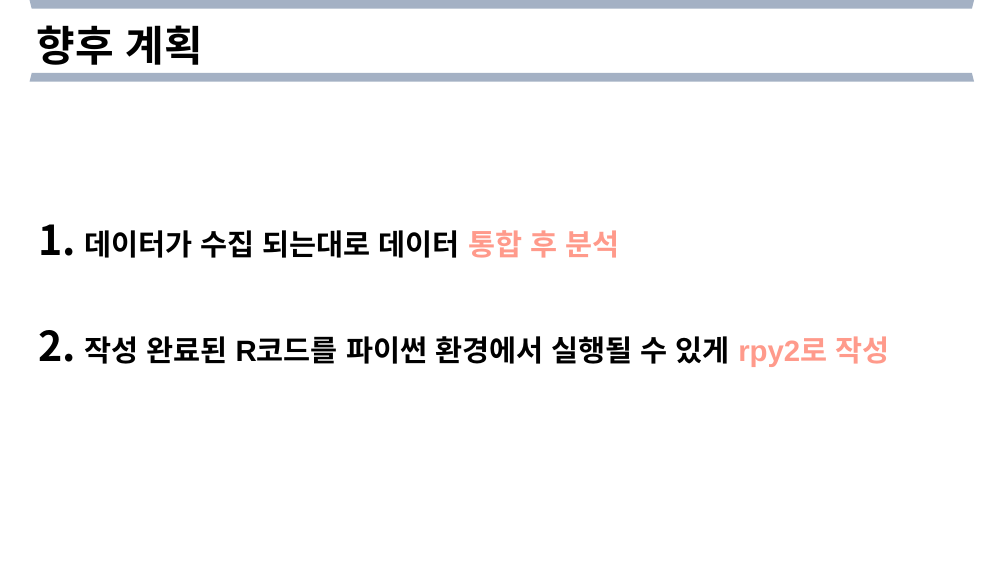
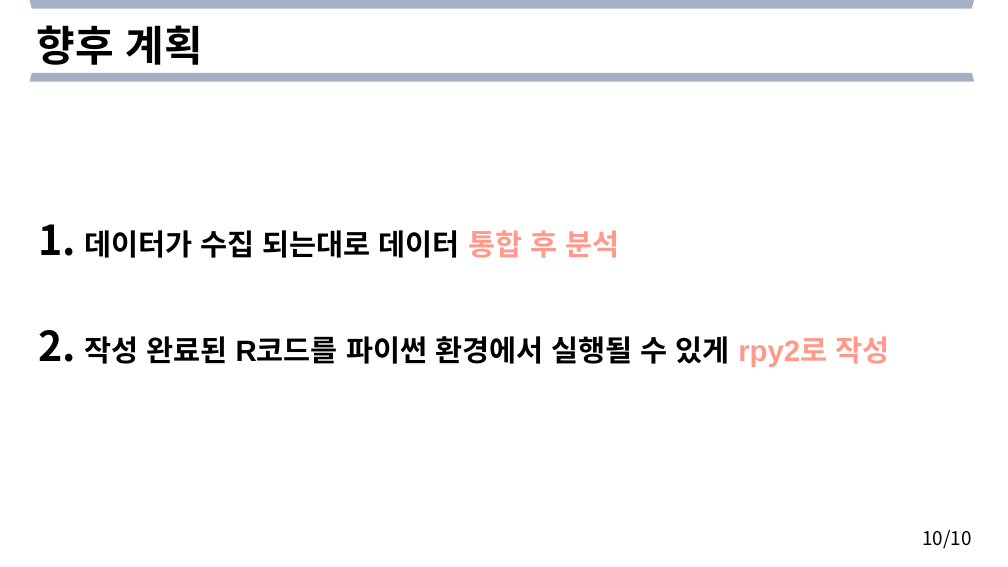
Before and after one commit to Helloworldist/MediWeb, a slide deck: slide 10 of ppt/4주차 발표_3조.pptx. Drawn at 1008x567 pixels with LibreOffice and Linux fonts; fonts in the diff are those of the drawing. Boxes give left, top, right and bottom in pixels: in the first picture for what was removed or moved away, otherwise in the second. Text is boxed around its words. In the diff, an @@ line names an element or a change of style, - is before the commit and + after.

```diff
--- a/ppt/4주차 발표_3조.pptx
+++ b/ppt/4주차 발표_3조.pptx
@@ text added at (x1=922, y1=530, x2=971, y2=549), 18 pt, text #000000 @@
+10/10
```
Also in this commit, not shown: 8 other slides changed, 1 slide removed.
